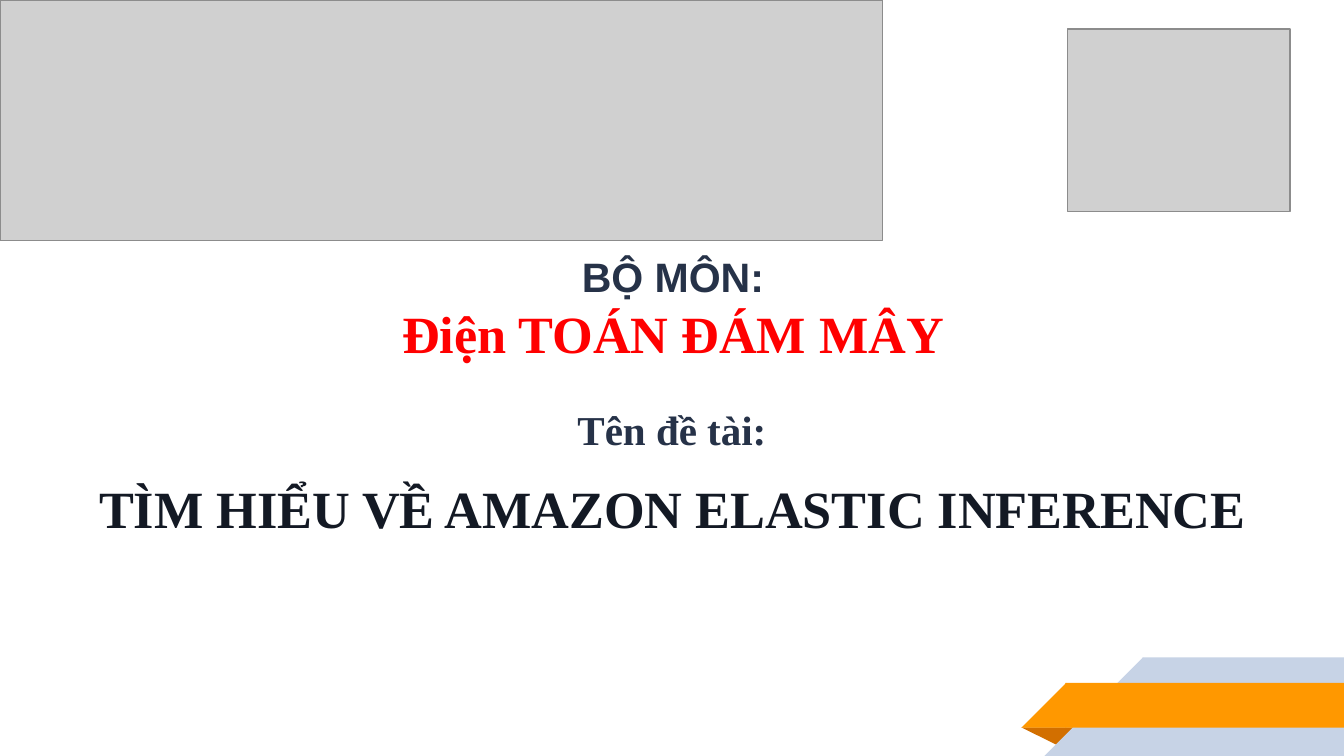
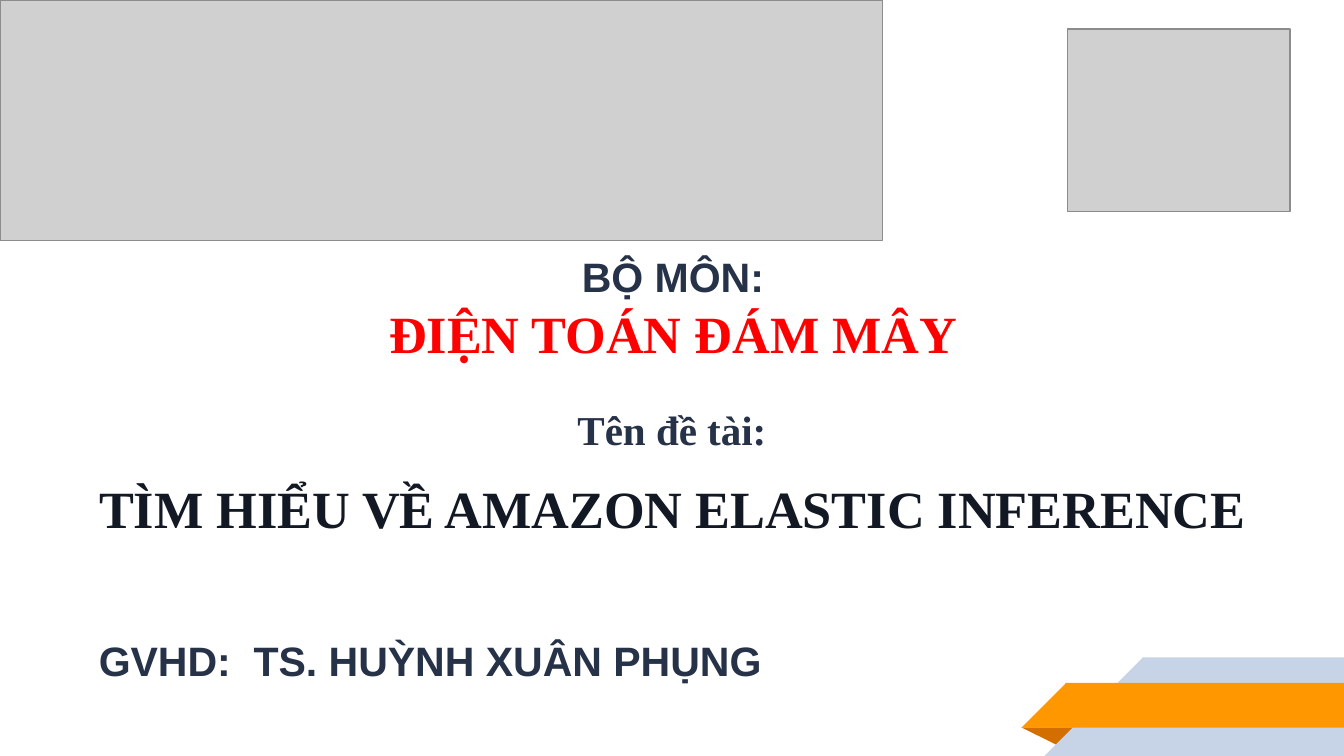
Before and after one commit to TranNhatQuang2405/Amazon_Elastic_Inference_Project, a slide deck: slide 1 of Cloud_BaoCaoCuoiKi.pptx. Drawn at 1344x756 pixels with LibreOffice and Linux fonts; fonts in the diff are those of the drawing; grey boxes stand for pictures. Boxes give left, top, right and bottom in pixels: in the first picture for what was removed or moved away, otherwise in the second. Text is boxed around its words. In the diff, an @@ line names an element or a change of style, - is before the commit and + after.

```diff
--- a/Cloud_BaoCaoCuoiKi.pptx
+++ b/Cloud_BaoCaoCuoiKi.pptx
@@ title at [389, 260, 957, 364]: text changed @@
-BỘ MÔN:
-Điện TOÁN ĐÁM MÂY
+BỘ MÔN:
+ĐIỆN TOÁN ĐÁM MÂY
@@ text added at [99, 644, 761, 684], 22 pt, text #263248, bold @@
+GVHD: TS. HUỲNH XUÂN PHỤNG
```
